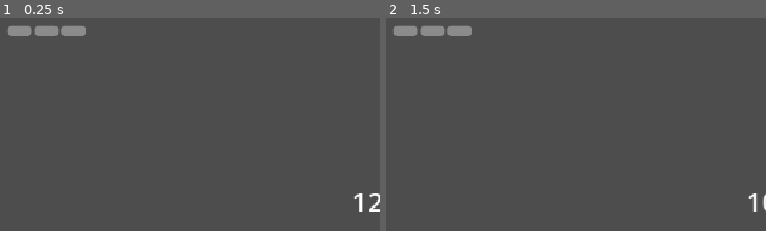
Above: before the commit, frames 1-2 (left to right).
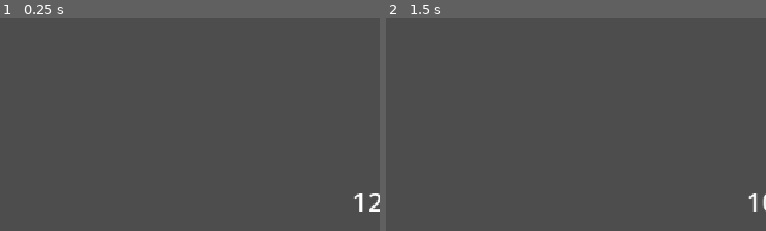
Above: after the commit, the same moments.

Repository: gmuGADIG/DEADSHOT
Game: Godot game, scene res://test_scenes/enemies/wilder_combat.tscn
Two runs of this game, one before a commit and one after it. Both use one fixed random seed, a clock stepped at 60 frames per second and the inputs below. This scene is started directly instead of the project's main scene. The engine's default icon, where the game draws it, is replaced by a stand-in: a white triangle on a blue panel in a dark square. Sound files missing from this copy of the repository are replaced by a short silence.
Inputs (mouse positions are % of the whole screen's width and height, from its top left):
- Up to frame 1 (0.25 s): no input
- Up to frame 2 (1.5 s): tap Enter at 0.5 s; move the mouse to (74, 44) at 0.52 s; press the mouse at (74, 44) at 0.53 s; hold D (move_right) 0.53-1.28 s; tap Space (roll) at 1.25 s; move the mouse to (30, 55) at 1.27 s; release the mouse at (30, 55) at 1.28 s; hold S (move_down) from 1.28 s (still down); tap E (interact) at 1.35 s
The pictures show only the part of the screen within x 42-91%, y 47-97%; the shares and areas given below are measured in that part.

The runs differ from the first frame. In frame 1, 0.9% of the frame differs, in the area x 2-23%, y 3-9%; in frame 2, 0.9%.
Error in both runs: Cannot call method 'project_ray_origin' on a null value. (res://world/player/reticle/reticle.gd:10)

Commit message:
Stamina hides while full

Diff:
--- a/world/player/HUD/stamina_display.gd
+++ b/world/player/HUD/stamina_display.gd
@@ -5,6 +5,8 @@
 	Global.player_stamina_changed.connect(set_stamina)
 
 func set_stamina(stamina: float) -> void:
+	visible = stamina < 3.0
+
 	for blip: ProgressBar in get_children():
 		blip.value = clamp(stamina, 0, 1)
 		stamina -= 1.0
